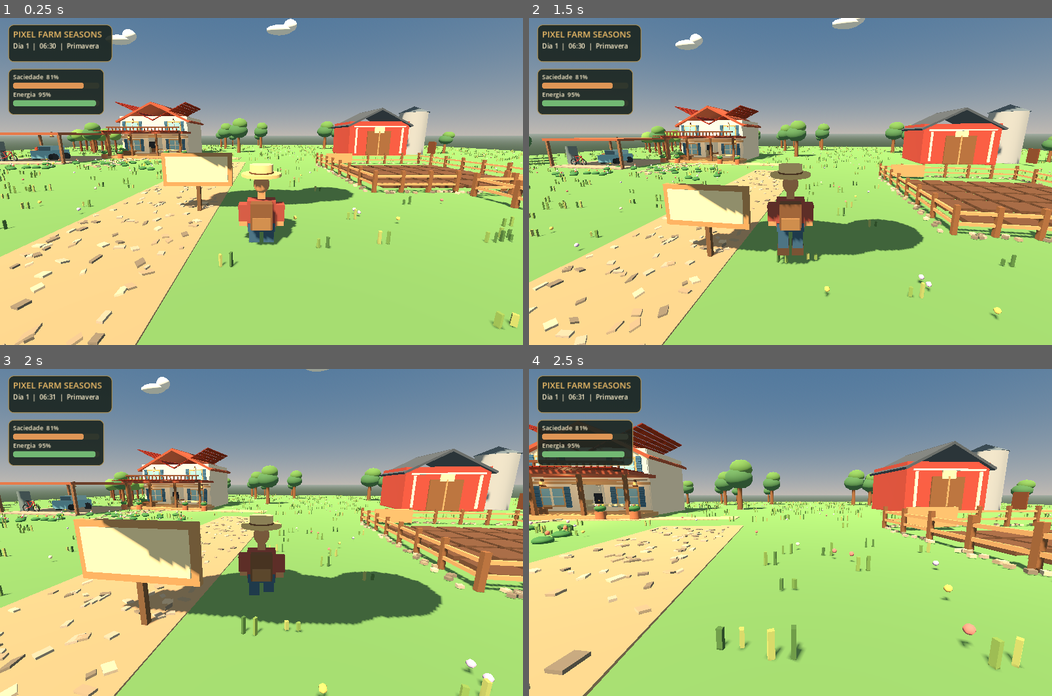
Above: before the commit, frames 1-4 (two rows, left to right).
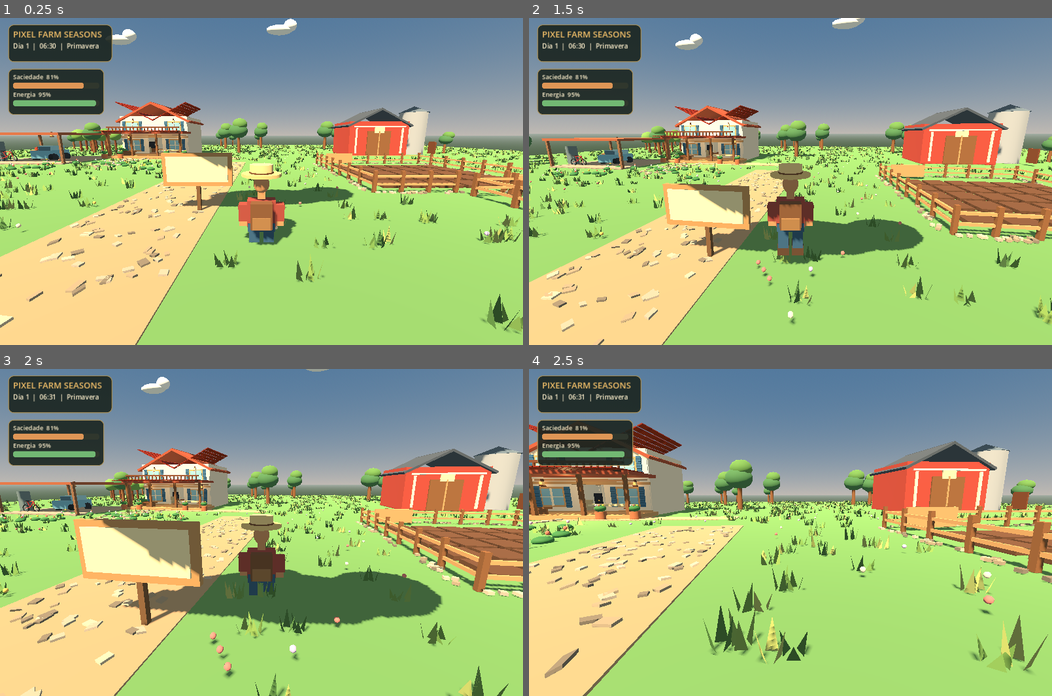
Above: after the commit, the same moments.

Repository: juniordev830/pixel-farm-seasons
Game: Godot game, scene res://scenes/farm_world.tscn
The game is run twice, just before and just after one commit, with the same random seed, the same clock (stepped at 60 frames per second) and the same inputs.
Inputs (mouse positions are in pixels of both pictures, inside the frame that each line leads up to):
- Up to frame 1 (0.25 s): no input
- Up to frame 2 (1.5 s): tap Enter (ui_accept) at 0.5 s; move the mouse to (816, 181) at 0.52 s; hold Ctrl (crouch) 0.53-1.28 s; hold W (move_forward) from 0.53 s (still down); tap Space (jump) at 0.77 s; move the mouse to (764, 181) at 1.27 s; tap Shift (sprint) at 1.35 s
- Up to frame 3 (2 s): keep holding W (move_forward); tap Space (jump) at 1.52 s
- Up to frame 4 (2.5 s): keep holding W (move_forward); move the mouse to (800, 525) at 2.02 s; hold V (toggle_camera) from 2.03 s (still down)

The runs differ from the first frame. In frame 1, 5.7% of the frame differs, in the area x 0-100%, y 38-100%; in frame 2, 5.5%; in frame 3, 5.7%; in frame 4, 7.4%, in the area x 0-100%, y 40-98%.

Commit message:
feat(visual): replace stiff grass sticks with tapered blades and fuller natural patches

Diff:
--- a/godot/scripts/environment_art_pass.gd
+++ b/godot/scripts/environment_art_pass.gd
@@ -41,8 +41,8 @@
     return true
 
 
-func _make_multimesh(label: String, mesh: PrimitiveMesh, count: int, mat: Material) -> MultiMeshInstance3D:
-    mesh.material = mat
+func _make_multimesh(label: String, mesh: Mesh, count: int, mat: Material) -> MultiMeshInstance3D:
+    mesh.surface_set_material(0, mat)
     var mm := MultiMesh.new()
     mm.transform_format = MultiMesh.TRANSFORM_3D
     mm.use_colors = true
@@ -71,21 +71,40 @@
     _dry_field_edges()
 
 
+func _grass_blades() -> ArrayMesh:
+    # Pointed leaf blades replace rectangular sticks; each tuft has three
+    # angled triangular leaves. All tufts share the same 6-triangle mesh.
+    var mesh_builder := SurfaceTool.new()
+    mesh_builder.begin(Mesh.PRIMITIVE_TRIANGLES)
+    for j in range(3):
+        var angle := float(j) * TAU / 3.0
+        var side := Vector3(cos(angle), 0, sin(angle))
+        var across := Vector3(-sin(angle), 0, cos(angle))
+        var base := side * 0.085
+        var tip := side * 0.18 + Vector3(0, 0.36, 0)
+        for sign_index in range(2):
+            var signed := 1.0 if sign_index == 0 else -1.0
+            mesh_builder.add_vertex(base + across * 0.078 * signed)
+            mesh_builder.add_vertex(base - across * 0.078 * signed)
+            mesh_builder.add_vertex(tip)
+    mesh_builder.generate_normals()
+    return mesh_builder.commit()
+
+
 func _paint_ground() -> void:
-    # Two crossed tufts per spot add parallax and fine scale to the green floor.
-    var blade_mesh := BoxMesh.new()
-    blade_mesh.size = Vector3(0.075, 0.34, 0.055)
+    # Instanced tapering leaves, no collision and low GPU overhead.
+    var blade_mesh := _grass_blades()
     var spots: Array[Vector3] = []
-    for i in range(2000):
+    for i in range(3300):
         var x := rng.randf_range(-47.0, 47.0)
         var z := rng.randf_range(-47.0, 47.0)
         if _ground_available(x, z):
-            spots.append(Vector3(x, 0.12, z))
+            spots.append(Vector3(x, 0.02, z))
     for side in range(2):
         var node := _make_multimesh("Capim instanciado %d" % side, blade_mesh, spots.size(), _tinted_material())
         var mm := node.multimesh
         for i in range(spots.size()):
-            var height := rng.randf_range(0.5, 1.55)
+            var height := rng.randf_range(0.55, 1.35)
             var angle := rng.randf_range(-PI, PI) + float(side) * PI * 0.5
             var offset := Vector3(0.12 if side else -0.12, 0, 0)
             var xf := Transform3D(Basis(Vector3.UP, angle).scaled(Vector3(1.0, height, 1.0)), spots[i] + offset)
